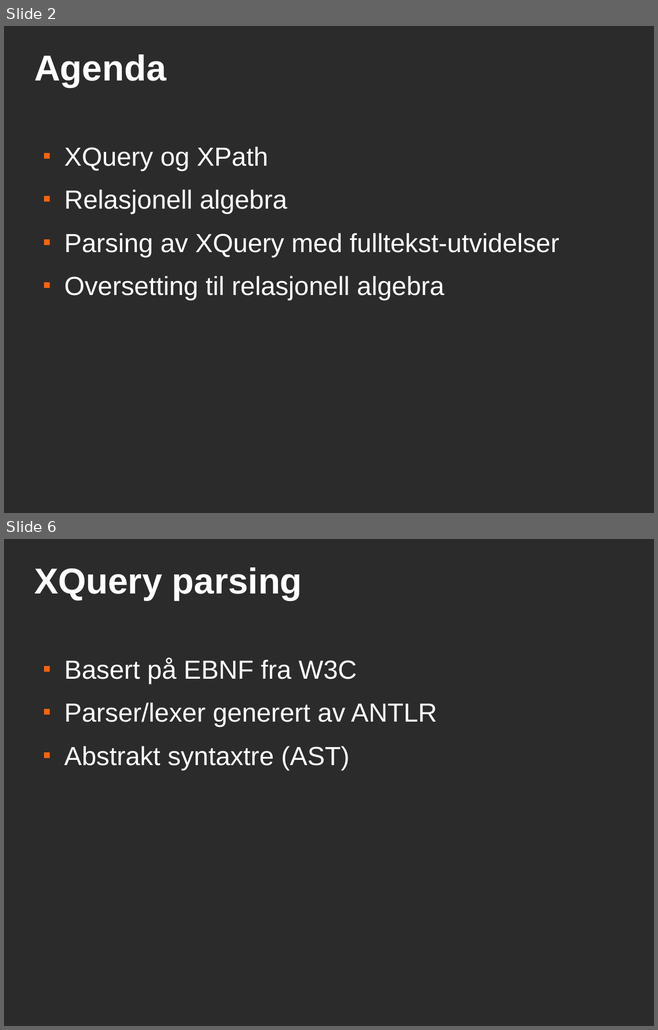
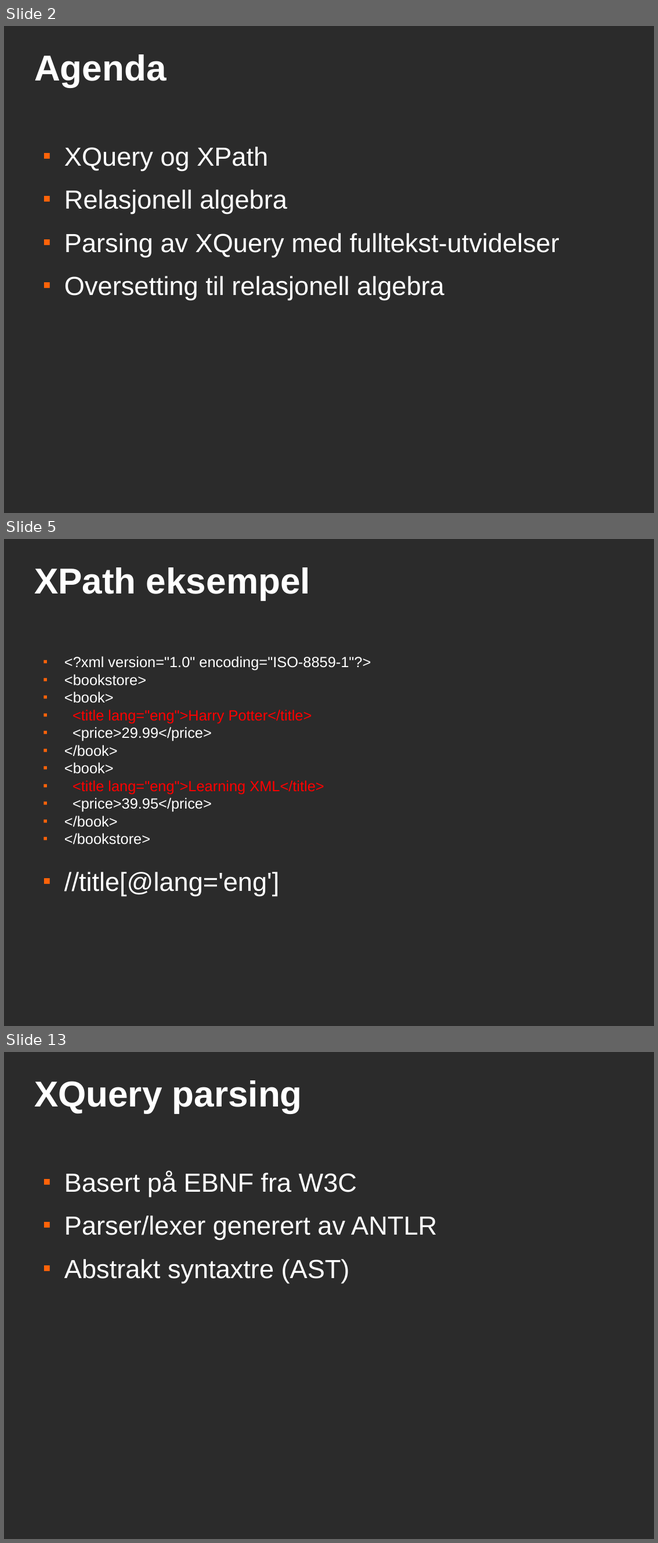
Before and after one commit to andrerav/xqft-parser, a slide deck: doc/xqueryft.odp. Shown one above the other, each under a label of ours: slides 2 and 6 before the commit, slides 2, 5 and 13 after it; the slides between them are not shown. The pictures are 658x1030 and 658x1543 pixels, drawn with LibreOffice and Linux fonts; fonts in the diff are those of the drawing; background and template pictures are left out; a plain dark background stands for a picture behind light text. Boxes give left, top, right and bottom in pixels: in the first picture for what was removed or moved away, otherwise in the second. Text is boxed around its words. In the diff, an @@ line names an element or a change of style, - is before the commit and + after.

```diff
--- a/doc/xqueryft.odp
+++ b/doc/xqueryft.odp
@@ slide 5 added at (x1=4, y1=539, x2=654, y2=1026), background picture (left out) @@
@@ title added at (x1=34, y1=567, x2=310, y2=600), 44 pt, text #FFFFFF, bold @@
+XPath eksempel
@@ text added at (x1=64, y1=656, x2=371, y2=896), 18 pt, text #FFFFFF @@
+■ <?xml version="1.0" encoding="ISO-8859-1"?>
+■ <bookstore>
+■ <book>
+■ <title lang="eng">Harry Potter</title>
+■ <price>29.99</price>
+■ </book>
+■ <book>
+■ <title lang="eng">Learning XML</title>
+■ <price>39.95</price>
+■ </book>
+■ </bookstore>
+■ //title[@lang='eng']
@@ what was slide 6 is now slide 13 @@
```
Also in this commit, not shown: 1 slide changed, 8 other slides added, 2 slides removed, 1 other file.
